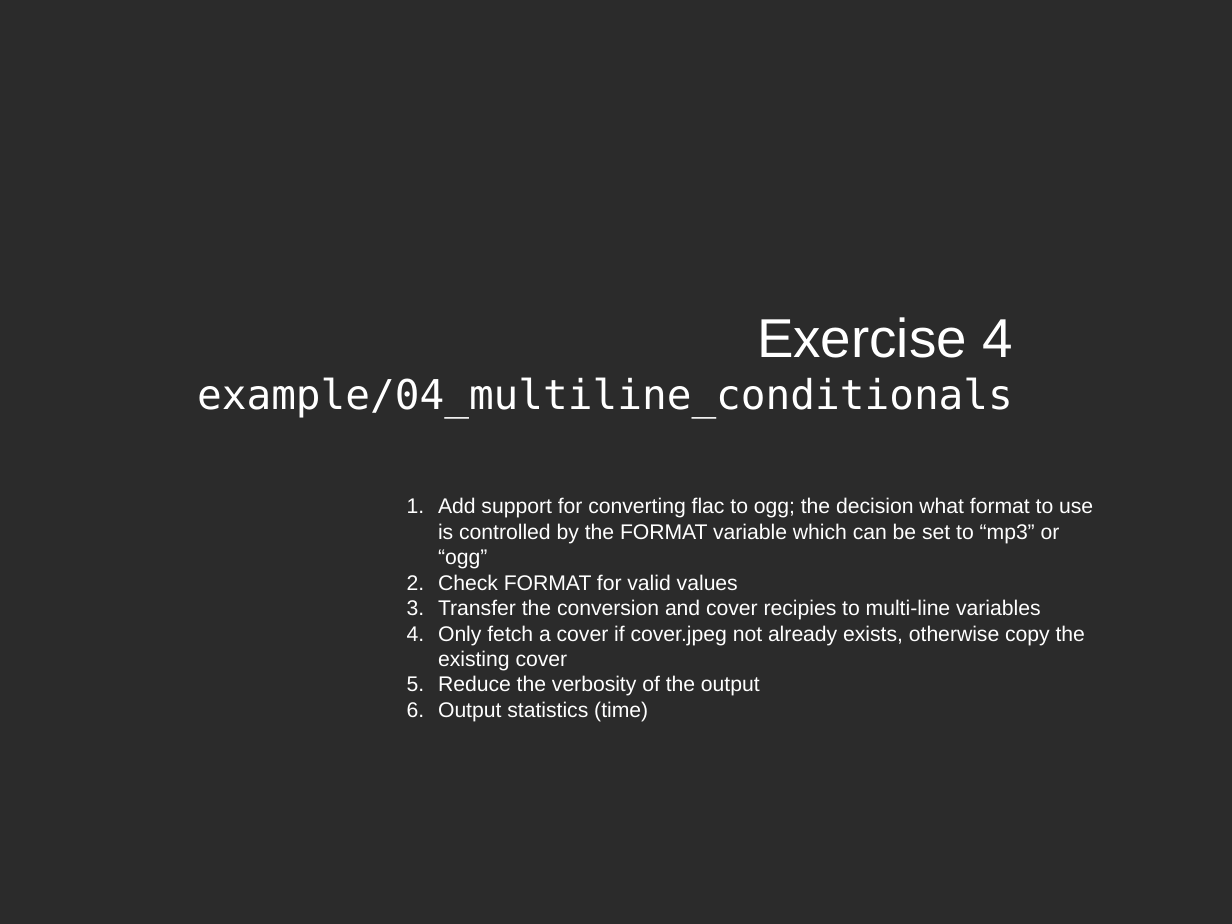
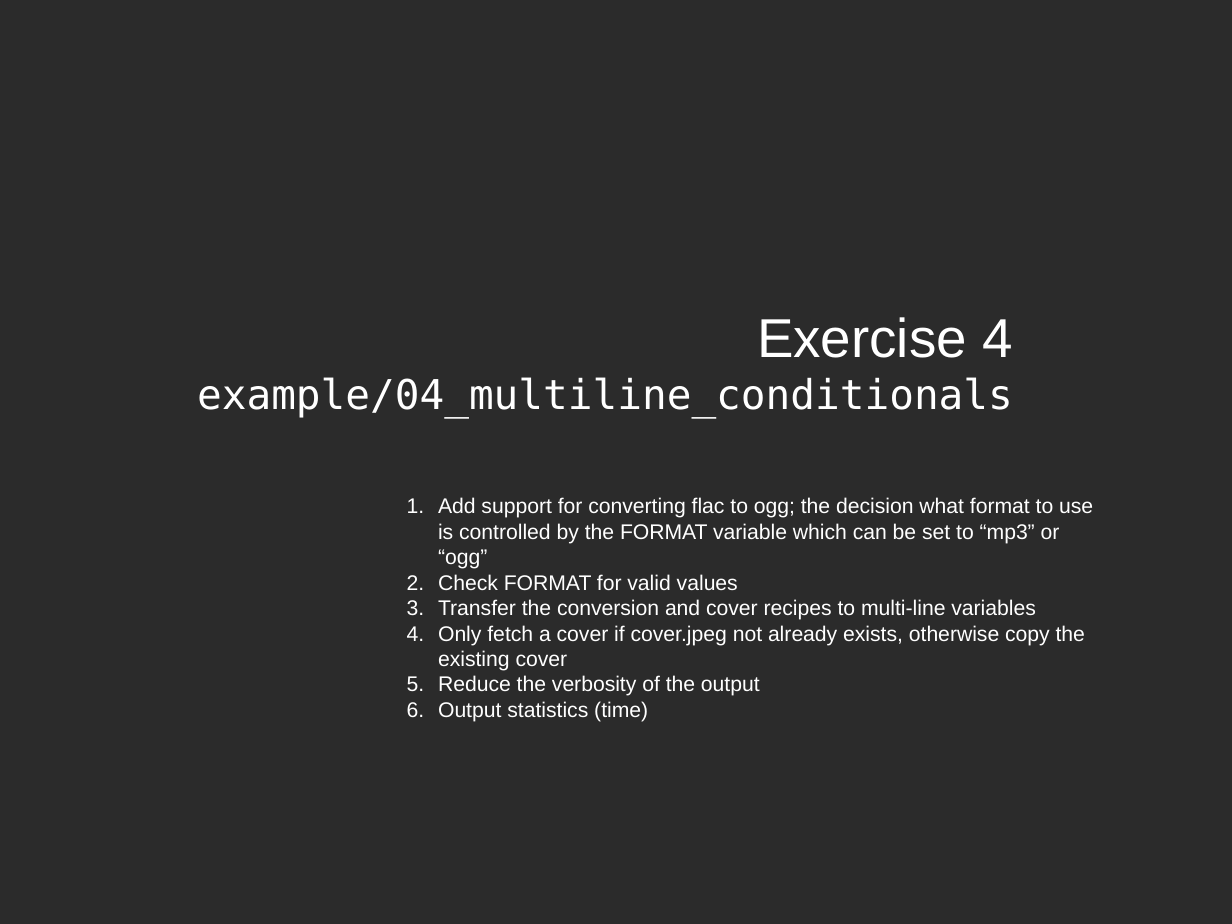
Before and after one commit to fsundermeyer/GNU_make_workshop, a slide deck: slide 42 of Presentation_GNU_make_workshop.odp. Drawn at 1232x924 pixels with LibreOffice and Linux fonts; fonts in the diff are those of the drawing; background and template pictures are left out; a plain dark background stands for a picture behind light text. Boxes give left, top, right and bottom in pixels: in the first picture for what was removed or moved away, otherwise in the second. Text is boxed around its words. In the diff, an @@ line names an element or a change of style, - is before the commit and + after.

Commit message:
Corrected typos

```diff
--- a/Presentation_GNU_make_workshop.odp
+++ b/Presentation_GNU_make_workshop.odp
@@ text at (438,599,1036,620): text changed @@
-3. Transfer the conversion and cover recipies to multi-line variables
+3. Transfer the conversion and cover recipes to multi-line variables
```
Also in this commit, not shown: 12 other slides changed.
